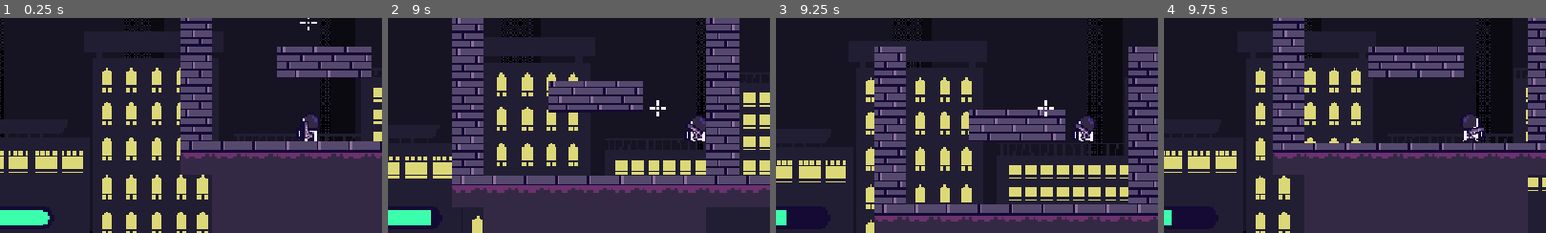
Above: before the commit, frames 1-4 (left to right).
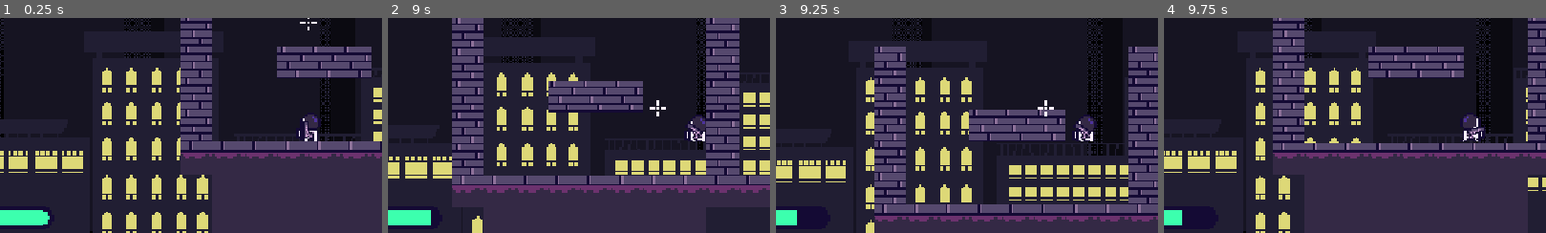
Above: after the commit, the same moments.

Repository: kyteidev/rogueshot
Game: Godot game, scene res://scenes/game_debug.tscn
Two runs of this game, one before a commit and one after it. Both use one fixed random seed, a clock stepped at 60 frames per second and the inputs below.
Inputs (mouse positions are % of the whole screen's width and height, from its top left):
- Up to frame 1 (0.25 s): no input
- Up to frame 2 (9 s): tap Enter at 0.5 s; move the mouse to (72, 45) at 0.52 s; press the mouse at (72, 45) at 0.53 s; hold D (player_right) 0.53-2.03 s; tap W (player_jump) at 0.77, 1.52, 3.02, 3.77, 4.52, 6.02, 6.77, 7.52 s; move the mouse to (30, 55) at 1.27 s; release the mouse at (30, 55) at 1.28 s; tap Shift (player_sprint) at 1.35, 4.35, 7.35 s; move the mouse to (60, 28) at 2.02 s; hold A (player_left) 2.03-2.78 s; tap E (weapon_next) at 2.1, 5.1, 8.1 s; move the mouse to (45, 70) at 2.77 s; hold D (player_right) 2.78-4.28 s; tap Q (weapon_previous) at 2.85, 5.85, 8.85 s; move the mouse to (80, 65) at 3.52 s; press the mouse at (80, 65) at 3.53 s; move the mouse to (20, 35) at 4.27 s; release the mouse at (20, 35) at 4.28 s; hold A (player_left) 4.28-5.03 s; move the mouse to (55, 50) at 5.02 s; hold D (player_right) 5.03-5.78 s; move the mouse to (35, 25) at 5.77 s; hold A (player_left) 5.78-7.28 s; move the mouse to (72, 45) at 6.52 s; press the mouse at (72, 45) at 6.53 s; move the mouse to (30, 55) at 7.27 s; release the mouse at (30, 55) at 7.28 s; hold D (player_right) from 7.28 s (still down); move the mouse to (60, 28) at 8.02 s; tap Space at 8.75 s; move the mouse to (45, 70) at 8.77 s
- Up to frame 3 (9.25 s): keep holding D (player_right); tap W (player_jump) at 9.02 s
- Up to frame 4 (9.75 s): move the mouse to (80, 65) at 9.52 s; release D (player_right) at 9.53 s; press the mouse at (80, 65) at 9.53 s; hold A (player_left) from 9.53 s (still down)
The pictures show only the part of the screen within x 10-60%, y 49-99%; the shares and areas given below are measured in that part.

Frames 1-2 are identical in both runs. In frame 3, 0.2% of the frame differs, in the area x 2-6%, y 89-97%; in frame 4, 0.2%.

Commit message:
tweak wallbounce stamina rate

Diff:
--- a/scripts/player.gd
+++ b/scripts/player.gd
@@ -13,7 +13,7 @@
 const STAMINA_RECOVERY_RATE = 20.0
 
 const SPRINT_STAMINA_RATE = 25.0
-const WALLBOUNCE_STAMINA_RATE = 30.0
+const WALLBOUNCE_STAMINA_RATE = 20.0
 const SHOOT_STAMINA_RATE = 2.0
 
 const WALLBOUNCE_VELOCITY = 250
